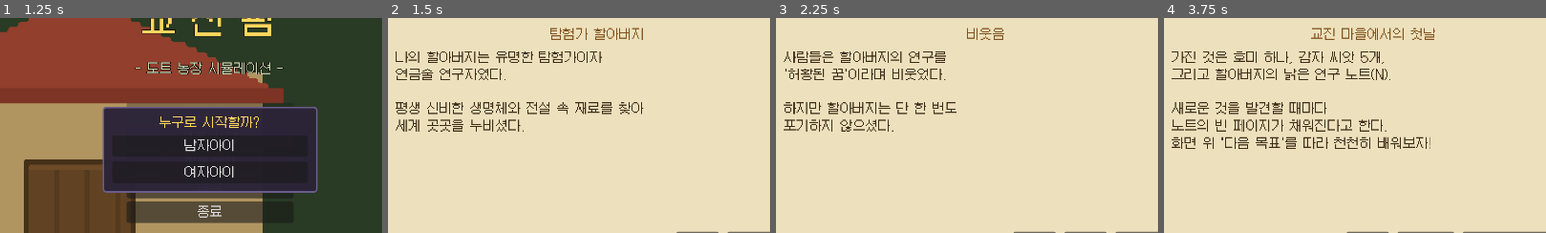
Above: before the commit, frames 1-4 (left to right).
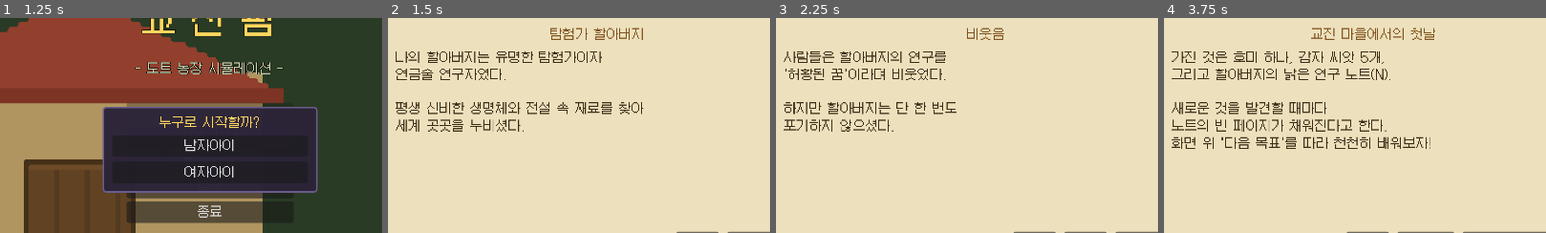
Above: after the commit, the same moments.

Repository: kyojin00/kyojingame
Game: Godot game, scene res://scenes/title.tscn
The game is run twice, just before and just after one commit, with the same random seed, the same clock (stepped at 60 frames per second) and the same inputs.
Inputs:
- Up to frame 1 (1.25 s): click "새로 시작" at 0.5 s
- Up to frame 2 (1.5 s): click "새로 시작" at 1.25 s
- Up to frame 3 (2.25 s): click "다음 >" at 2 s
- Up to frame 4 (3.75 s): click "< 이전" at 2.75 s; click "건너뛰기 >>" at 3.5 s
The pictures show only the part of the screen within x 22-72%, y 17-67%; the shares and areas given below are measured in that part.

Frame 1 is identical in both runs. In frame 2, 0.1% of the frame differs, in the area x 2-48%, y 17-53%; in frame 3, 0.2%, in the area x 2-45%, y 15-53%; in frame 4, 0.2%.

Commit message:
인벤토리 상세보기 + 도구 제거/재배치
- 인벤토리 하단 정보줄: 슬롯에 마우스를 올리면 이름·개수·판매가·용도 설명 표시
- 도구/아이템별 상세 설명 (씨앗 성장일, 품질 안내, 전설 재료 등)
- 핫바·인벤토리 슬롯 우클릭으로 도구 빼기
- [보유 도구] 팔레트 추가 — 드래그해서 슬롯/하단바에 다시 배치 (중복 자동 정리)

Co-Authored-By: Claude Fable 5 <noreply@anthropic.com>
Claude-Session: https://claude.ai/code/session_01G16d56kTH5eNwk3gstTUwt

Diff:
--- a/game/scripts/hud.gd
+++ b/game/scripts/hud.gd
@@ -86,6 +86,13 @@
 			var t: String = GameData.tool_slots[slot_i]
 			if t != "" and GameData.is_tool_unlocked(t):
 				main.set_tool(t))
+		b.gui_input.connect(func(ev: InputEvent) -> void:
+			if ev is InputEventMouseButton and ev.pressed \
+					and ev.button_index == MOUSE_BUTTON_RIGHT \
+					and GameData.tool_slots[slot_i] != "":
+				GameData.tool_slots[slot_i] = ""
+				Sound.play_sfx("sfx_ui")
+				_refresh_hotbar())
 		b.set_drag_forwarding(
 			func(_pos: Vector2) -> Variant:
 				var t: String = GameData.tool_slots[slot_i]
@@ -99,8 +106,18 @@
 				b.set_drag_preview(pv)
 				return {"kind": "tool_slot", "from": slot_i},
 			func(_pos: Vector2, data: Variant) -> bool:
-				return typeof(data) == TYPE_DICTIONARY and data.get("kind") == "tool_slot",
+				return typeof(data) == TYPE_DICTIONARY \
+					and data.get("kind") in ["tool_slot", "tool_pick"],
 			func(_pos: Vector2, data: Variant) -> void:
+				if data.get("kind") == "tool_pick":
+					var t2: String = str(data.tool)
+					for i2 in GameData.tool_slots.size():
+						if i2 != slot_i and GameData.tool_slots[i2] == t2:
+							GameData.tool_slots[i2] = ""
+					GameData.tool_slots[slot_i] = t2
+					Sound.play_sfx("sfx_place")
+					_refresh_hotbar()
+					return
 				var from_i := int(data.from)
 				if from_i != slot_i:
 					var tmp: String = GameData.tool_slots[from_i]
--- a/game/scripts/inventory_ui.gd
+++ b/game/scripts/inventory_ui.gd
@@ -8,8 +8,21 @@
 	"sprinkler": "sprinkler", "rod": "icon_rod",
 }
 
+const TOOL_DESC := {
+	"hoe": "호미 — 잔디를 갈아 밭을 만든다",
+	"water": "물뿌리개 — 작물에 물을 준다",
+	"seed": "씨앗 주머니 — 밭에 씨앗을 심는다 (Tab: 종류 바꾸기)",
+	"hand": "바구니 — 다 자란 작물을 수확한다",
+	"axe": "도끼 — 나무를 벤다 (동굴에서는 무기)",
+	"pickaxe": "곡괭이 — 바위를 캔다",
+	"fence": "울타리 — 목재 1개로 설치한다",
+	"sprinkler": "스프링클러 — 아침마다 주변 4칸에 물을 준다",
+	"rod": "낚싯대 — 물가에서 물고기를 낚는다",
+}
+
 var main: Node2D
 var items_box: VBoxContainer
+var info_label: Label
 var _refresh_timer := 0.0
 var _slot_normal: StyleBoxFlat
 var _slot_selected: StyleBoxFlat
@@ -44,12 +57,28 @@
 	v.add_child(title)
 
 	var scroll := ScrollContainer.new()
-	scroll.custom_minimum_size = Vector2(525, 270)
+	scroll.custom_minimum_size = Vector2(525, 235)
 	scroll.size_flags_vertical = Control.SIZE_EXPAND_FILL
 	v.add_child(scroll)
 	items_box = VBoxContainer.new()
 	items_box.size_flags_horizontal = Control.SIZE_EXPAND_FILL
 	scroll.add_child(items_box)
+
+	info_label = Label.new()
+	info_label.autowrap_mode = TextServer.AUTOWRAP_WORD_SMART
+	info_label.custom_minimum_size = Vector2(525, 46)
+	info_label.vertical_alignment = VERTICAL_ALIGNMENT_TOP
+	v.add_child(info_label)
+	_show_info("")
+
+
+func _show_info(text: String) -> void:
+	if text == "":
+		info_label.text = "슬롯에 마우스를 올리면 상세 정보가 나온다"
+		info_label.add_theme_color_override("font_color", Color(0.55, 0.52, 0.68))
+	else:
+		info_label.text = text
+		info_label.add_theme_color_override("font_color", Color(1, 0.93, 0.75))
 
 
 func toggle() -> void:
@@ -98,13 +127,22 @@
 		_slot_moving.border_color = Color(0.45, 0.9, 0.5)
 		_slot_moving.set_border_width_all(2)
 
-	# 도구 슬롯: 드래그로 원하는 칸에 배치 (좌클릭: 선택)
-	_line("[도구]  드래그: 위치 이동 · 좌클릭: 선택", Color(0.65, 0.85, 0.6))
+	# 도구 슬롯: 드래그로 원하는 칸에 배치 (좌클릭: 선택 / 우클릭: 칸 비우기)
+	_line("[도구 슬롯]  드래그: 배치 · 좌클릭: 선택 · 우클릭: 빼기", Color(0.65, 0.85, 0.6))
 	var tool_row := HBoxContainer.new()
 	tool_row.add_theme_constant_override("separation", 4)
 	for i in GameData.tool_slots.size():
 		tool_row.add_child(_mk_tool_slot(i))
 	items_box.add_child(tool_row)
+
+	# 보유 도구: 여기서 드래그해서 슬롯에 넣는다
+	_line("[보유 도구]  드래그해서 위 슬롯이나 하단바에 넣기", Color(0.65, 0.85, 0.6))
+	var pick_row := HBoxContainer.new()
+	pick_row.add_theme_constant_override("separation", 4)
+	for t in TOOLS:
+		if GameData.is_tool_unlocked(t):
+			pick_row.add_child(_mk_pick_slot(t))
+	items_box.add_child(pick_row)
 
 	_line("소지금 %dG" % GameData.money, Color("ffd75e"))
 
@@ -136,6 +174,17 @@
 		if unlocked:
 			main.set_tool(t)
 			_rebuild())
+	b.gui_input.connect(func(ev: InputEvent) -> void:
+		if ev is InputEventMouseButton and ev.pressed \
+				and ev.button_index == MOUSE_BUTTON_RIGHT \
+				and GameData.tool_slots[slot_i] != "":
+			GameData.tool_slots[slot_i] = ""
+			Sound.play_sfx("sfx_ui")
+			_rebuild())
+	if unlocked:
+		b.mouse_entered.connect(func() -> void:
+			_show_info(TOOL_DESC.get(t, t)))
+		b.mouse_exited.connect(func() -> void: _show_info(""))
 	b.set_drag_forwarding(
 		func(_pos: Vector2) -> Variant:
 			var tt: String = GameData.tool_slots[slot_i]
@@ -149,10 +198,50 @@
 			b.set_drag_preview(pv)
 			return {"kind": "tool_slot", "from": slot_i},
 		func(_pos: Vector2, data: Variant) -> bool:
-			return typeof(data) == TYPE_DICTIONARY and data.get("kind") == "tool_slot",
+			return typeof(data) == TYPE_DICTIONARY \
+				and data.get("kind") in ["tool_slot", "tool_pick"],
 		func(_pos: Vector2, data: Variant) -> void:
-			_swap_slots(int(data.from), slot_i))
+			if data.get("kind") == "tool_pick":
+				_place_tool(str(data.tool), slot_i)
+			else:
+				_swap_slots(int(data.from), slot_i))
 	return b
+
+
+func _mk_pick_slot(t: String) -> Button:
+	var b := Button.new()
+	b.custom_minimum_size = Vector2(40, 40)
+	b.focus_mode = Control.FOCUS_NONE
+	b.icon_alignment = HORIZONTAL_ALIGNMENT_CENTER
+	b.expand_icon = true
+	b.icon = main.tex[TOOL_ICONS[t]]
+	b.add_theme_stylebox_override("normal", _slot_normal)
+	b.add_theme_stylebox_override("hover", _slot_selected)
+	b.add_theme_stylebox_override("pressed", _slot_normal)
+	b.mouse_entered.connect(func() -> void: _show_info(TOOL_DESC.get(t, t)))
+	b.mouse_exited.connect(func() -> void: _show_info(""))
+	b.set_drag_forwarding(
+		func(_pos: Vector2) -> Variant:
+			var pv := TextureRect.new()
+			pv.texture = main.tex[TOOL_ICONS[t]]
+			pv.custom_minimum_size = Vector2(36, 36)
+			pv.expand_mode = TextureRect.EXPAND_IGNORE_SIZE
+			pv.stretch_mode = TextureRect.STRETCH_SCALE
+			b.set_drag_preview(pv)
+			return {"kind": "tool_pick", "tool": t},
+		func(_pos: Vector2, _data: Variant) -> bool: return false,
+		func(_pos: Vector2, _data: Variant) -> void: pass)
+	return b
+
+
+func _place_tool(t: String, slot_i: int) -> void:
+	# 같은 도구가 다른 칸에 있으면 그 칸을 비운다 (중복 방지)
+	for i in GameData.tool_slots.size():
+		if i != slot_i and GameData.tool_slots[i] == t:
+			GameData.tool_slots[i] = ""
+	GameData.tool_slots[slot_i] = t
+	Sound.play_sfx("sfx_place")
+	_rebuild()
 
 
 func _swap_slots(from_i: int, to_i: int) -> void:
@@ -175,8 +264,11 @@
 	b.add_theme_stylebox_override("hover", _slot_selected)
 	b.add_theme_stylebox_override("pressed", _slot_normal)
 	if e.is_empty():
+		b.mouse_entered.connect(func() -> void: _show_info(""))
 		return b
 	b.tooltip_text = str(e.tip)
+	b.mouse_entered.connect(func() -> void: _show_info(str(e.get("info", e.tip))))
+	b.mouse_exited.connect(func() -> void: _show_info(""))
 	if e.has("icon") and main.tex.has(e.icon):
 		b.icon = main.tex[e.icon]
 	else:
@@ -204,28 +296,36 @@
 	var out: Array = []
 	if GameData.wood > 0:
 		out.append({"icon": "icon_wood", "count": GameData.wood,
-			"tip": "목재 x%d" % GameData.wood})
+			"tip": "목재 x%d" % GameData.wood,
+			"info": "목재 x%d — 나무를 베면 얻는다. 울타리·스프링클러·축사 재료" % GameData.wood})
 	if GameData.stone > 0:
 		out.append({"icon": "icon_stone", "count": GameData.stone,
-			"tip": "석재 x%d" % GameData.stone})
+			"tip": "석재 x%d" % GameData.stone,
+			"info": "석재 x%d — 바위를 캐면 얻는다. 스프링클러·축사 재료" % GameData.stone})
 	for id in GameData.CROP_IDS:
 		if GameData.seeds[id] > 0:
 			out.append({"icon": "icon_seed", "count": GameData.seeds[id],
-				"tip": "%s 씨앗 x%d" % [GameData.CROPS[id].name, GameData.seeds[id]]})
+				"tip": "%s 씨앗 x%d" % [GameData.CROPS[id].name, GameData.seeds[id]],
+				"info": "%s 씨앗 x%d — 밭(호미로 간 땅)에 심자. 수확까지 %d일" %
+					[GameData.CROPS[id].name, GameData.seeds[id], int(GameData.CROPS[id].grow_days)]})
 	for id in GameData.CROP_IDS:
 		var n := int(GameData.produce[id])
 		if n > 0:
 			out.append({"icon": "mature_" + id, "count": n,
 				"tip": "%s x%d (개당 %dG)" % [GameData.CROPS[id].name, n,
-					GameData.CROPS[id].sell_price]})
+					GameData.CROPS[id].sell_price],
+				"info": "%s x%d — 판매가 %dG. 출하 상자에 넣으면 다음 날 아침 정산된다" %
+					[GameData.CROPS[id].name, n, GameData.CROPS[id].sell_price]})
 		var ns := int(GameData.produce_silver.get(id, 0))
 		if ns > 0:
 			out.append({"icon": "mature_" + id, "count": ns,
-				"tip": "%s (은품질) x%d" % [GameData.CROPS[id].name, ns]})
+				"tip": "%s (은품질) x%d" % [GameData.CROPS[id].name, ns],
+				"info": "%s (은품질) x%d — 일반보다 비싸게 팔린다" % [GameData.CROPS[id].name, ns]})
 		var ng := int(GameData.produce_gold.get(id, 0))
 		if ng > 0:
 			out.append({"icon": "mature_" + id, "count": ng,
-				"tip": "%s (금품질) x%d" % [GameData.CROPS[id].name, ng]})
+				"tip": "%s (금품질) x%d" % [GameData.CROPS[id].name, ng],
+				"info": "%s (금품질) x%d — 최고 품질! 가장 비싸게 팔린다" % [GameData.CROPS[id].name, ng]})
 	for id in GameData.ITEM_IDS:
 		var n2 := int(GameData.items[id])
 		if n2 <= 0:
@@ -237,13 +337,26 @@
 			if main.tex.has(cand):
 				e["icon"] = cand
 				break
-		if id.begins_with("fish_"):
+		var extra := ""
+		if bool(def.get("legend", false)):
+			e["color"] = Color(1.0, 0.85, 0.4)
+			extra = "전설의 재료 — 연구 노트의 마지막 연금술에 쓰인다 (판매 불가)"
+		elif id.begins_with("fish_"):
 			e["color"] = Color(0.5, 0.75, 1.0)
+			extra = "낚시로 잡은 물고기 · 판매가 %dG" % int(def.sell)
 		elif id.begins_with("dish_"):
 			e["color"] = Color(1.0, 0.75, 0.4)
-		elif bool(def.get("legend", false)):
-			e["color"] = Color(1.0, 0.85, 0.4)
+			extra = "요리 — 먹으면 체력을 회복한다 · 판매가 %dG" % int(def.sell)
+		elif id in ["ore", "gem", "star_ore", "ghost_essence"]:
+			e["color"] = Color(0.8, 0.8, 0.9)
+			extra = "동굴에서 얻었다 · 판매가 %dG" % int(def.sell)
+		elif id in ["egg", "milk"]:
+			e["color"] = Color(0.95, 0.9, 0.8)
+			extra = "축사 동물이 준 선물 · 판매가 %dG" % int(def.sell)
 		else:
 			e["color"] = Color(0.85, 0.82, 0.95)
+			extra = "판매가 %dG" % int(def.sell) if int(def.sell) > 0 else ""
+		e["info"] = "%s x%d — %s" % [def.name, n2, extra] if extra != "" \
+			else "%s x%d" % [def.name, n2]
 		out.append(e)
 	return out
